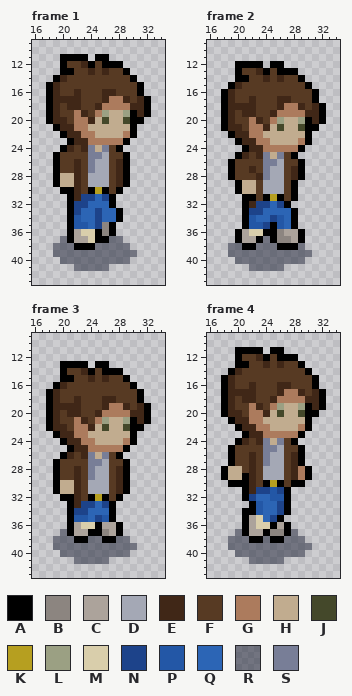
Two versions of one pixel-art file, character drafts/player_down_walk.aseprite. Above is the file before it was changed.
48x48 pixels, 6 frames. Pixels under 10% opacity are left out. Colours within 5 levels of each other are drawn and written as one. Shown: frame 1: x 16..34, y 9..43; frame 2: x 16..34, y 9..43; frame 3: x 16..34, y 9..43; frame 4: x 16..34, y 9..43. The commit also changed other frames, which this record leaves out.
Palette (. is transparent): A #000000  B #8c8580  C #aca39b  D #a4a8b5  E #402717  F #573a23  G #ac7b5d  H #c1ac8f  J #44482a  K #b69f20  L #9ba083  M #d9ceab  N #1d438a  P #2357a6  Q #2c65b5  R #171c3180  S #787e97
Pixels before, frame 1, first column x 18:
11 ..AAAA.AA......
12 ..AFFEAFAAA....
13 ..AAFFEFEFFA...
14 .AEFFFFFFFFFA..
15 AEFFFFFFFFFFFA.
16 AEFFEFFFEEFFFA.
17 AEEEEFFFEGGEFEA
18 AEFEEFFEGGGGEEA
19 AEFFGEFGLHHLAEA
20 AEEFGGEHJHHJAA.
21 .AEEGGHHHHHHA..
22 ..AEEGGHHHHGA..
23 ...AEEGGGGGA...
24 ..AEFESHSFA....
25 .AFFFFSSDFFA...
26 .AFFEFSDDFEA...
27 .AFFEFSDDFEA...
28 .AHHEFDDDFEA...
29 .AHHEFDDDFEA...
30 ..AAEFAKAFA....
31 ...AENNQNA.....
32 ...ANNQQQA.....
33 ...ANQQNQQA....
34 ...APQQNQQA....
35 ...APPQNBA.....
36 ...ACMMABA.....
37 ..RACCMAARR....
38 .RRRAAARRRRR...
39 .RRRRRRRRRRRR..
40 ..RRRRRRRRRR...
41 ....RRRRR......
Pixels before, frame 2, first column x 18:
12 ..AAAA.AA......
13 ..AFFEAFAAA....
14 ..AAFFEFEFFA...
15 .AEFFFFFFFFFA..
16 AEFFFFFFFFFFFA.
17 AEFFEFFFEEFFFA.
18 AEEEEFFFEGGEFEA
19 AEFEEFFEGGGGEEA
20 AEFFGEFGLHHLAEA
21 AEEFGGEHJHHJAA.
22 .AEEGGHHHHHHA..
23 ..AEEGGHHHHGA..
24 ...AEEGGGGGA...
25 ..AEFESHSFA....
26 .AFFFFSSDFFA...
27 .AFFEFSDDFEA...
28 .AFFFESDDFEA...
29 ..AHHFDDDFA....
30 ..AHHFDDDFA....
31 ...AAFAKAFA....
32 ...AENNQNA.....
33 ...ANNQQQQA....
34 ...APQQNPQA....
35 ...APPNAPQA....
36 ..ACMMAABCCA...
37 ..ACCARABBCA...
38 .RRAARRRAAAR...
39 .RRRRRRRRRRRR..
40 ..RRRRRRRRRR...
41 ....RRRRR......
Pixels before, frame 3, first column x 18:
13 ..AAAA.AA......
14 ..AFFEAFAAA....
15 ..AAFFEFEFFA...
16 .AEFFFFFFFFFA..
17 AEFFFFFFFFFFFA.
18 AEFFEFFFEEFFFA.
19 AEEEEFFFEGGEFEA
20 AEFEEFFEGGGGEEA
21 AEFFGEFGLHHLAEA
22 AEEFGGEHJHHJAA.
23 .AEEGGHHHHHHA..
24 ..AEEGGHHHHGA..
25 ...AEEGGGGGA...
26 ..AEFESHSFA....
27 .AFFFFSSDFFA...
28 .AFFEFSDDFEA...
29 .AFFEFSDDFEA...
30 .AHHEFDDDFEA...
31 .AHHEFDDDFEA...
32 ..AAEFAKAFA....
33 ...AENNQNA.....
34 ...ANNQQQA.....
35 ...APPQNPA.....
36 ...ACMMACCA....
37 ..RACCAABCA....
38 .RRRAARRAARR...
39 .RRRRRRRRRRRR..
40 ..RRRRRRRRRR...
41 ....RRRRR......
Pixels before, frame 4, first column x 18:
11 ..AAAA.AA......
12 ..AFFEAFAAA....
13 ..AAFFEFEFFA...
14 .AEFFFFFFFFFA..
15 AEFFFFFFFFFFFA.
16 AEFFEFFFEEFFFA.
17 AEEEEFFFEGGEFEA
18 AEFEEFFEGGGGEEA
19 AEFFGEFGLHHLAEA
20 AEEFGGEHJHHJAA.
21 .AEEGGHHHHHHA..
22 ..AEEGGHHHHGA..
23 ...AEEGGGGGA...
24 ..AEFESHSFA....
25 .AFFFFSSDFFA...
26 .AFFEFSDDFEA...
27 .AFFEFSDDFEA...
28 AHHFEFDDDFEGA..
29 AHHAEFDDDFEGA..
30 .AAAEFAKAFAA...
31 ...AENNPNA.....
32 ...ANQQPPA.....
33 ....APQQNA.....
34 ...AAPQQNA.....
35 ...ACMQNA......
36 ...ACMMACA.....
37 ..RACCABBAR....
38 .RRRAARAARRR...
39 .RRRRRRRRRRRR..
40 ..RRRRRRRRRR...
41 ....RRRRR......
The same view after the edit:
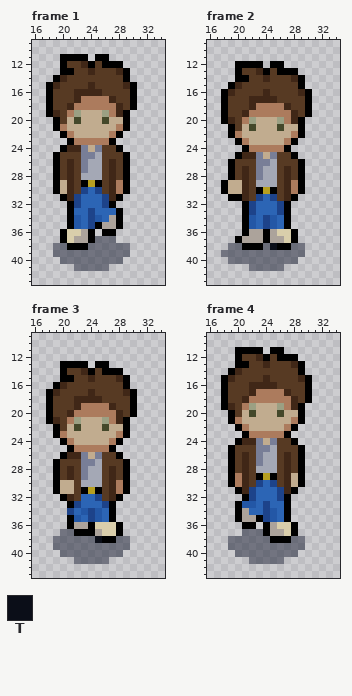
Colours new in this view: T #0b0e18
Changes in this commit:
Changed rows in their new state; - is an unchanged pixel.
Frame 1:
first column x 18:
13 --------F-E----
14 -----------A.--
15 ------E----EA.-
16 -F---EEEFF--A.-
17 -FFF-GGGGEFFA..
18 -F--GGGG--EFA..
19 ---GLHHH-GEA...
20 .AFHJHH----A..-
21 --GHHH----GA.--
22 ---GHHH--GA..--
23 ----GG---A..---
24 ----ESHSF------
25 -----S-DF------
26 ---EFSD-FEF----
27 ---EFSD-FEF----
28 --FEFD--FEF----
29 ---EFAKAFEG----
30 -AHEFNQNFEGA---
31 --AENQQ--EA----
32 -----Q--N------
33 ----Q-NQ-------
34 ------NP-C-----
35 -----QNACCA----
36 --AMMCA.A------
37 --AM--ARR-.----
38 ---A--R--------
39 ------------.--
40 -----------.---
Frame 2:
first column x 18:
14 --------F-E----
15 -----------A.--
16 ------E----EA.-
17 -F---EEEFF--A.-
18 -FFF-GGGGEFFA..
19 -F--GGGG--EFA..
20 ---GLHHH-GEA...
21 .AFHJHH----A..-
22 --GHHH----GA.--
23 ---GHHH--GA..--
24 ----GG---A..---
25 ----ESHSF------
26 -----S-DF------
27 ---EFSD-FEF----
28 ---E-SD-FEF----
29 AHHEFD--FEGA---
30 AHHEFAKAFEGA---
31 -AAEFNQNFE-----
32 ----NQQ--------
33 -----Q--NA.----
34 ------NPQA.----
35 -----Q-PQA.----
36 --.ACC-CMMA.---
37 -----CACCMA.---
38 -----A-T--R----
39 R-----------.--
40 -R---------.---
Frame 3:
first column x 18:
15 --------F-E----
16 -----------A.--
17 ------E----EA.-
18 -F---EEEFF--A.-
19 -FFF-GGGGEFFA..
20 -F--GGGG--EFA..
21 ---GLHHH-GEA...
22 .AFHJHH----A..-
23 --GHHH----GA.--
24 ---GHHH--GA..--
25 ----GG---A..---
26 ----ESHSF------
27 -----S-DF------
28 ---EFSD-FEF----
29 ---EFSD-FEF----
30 ----FD--FEG----
31 ----FAKAFEG----
32 ---EFQQNFE-----
33 ----NQQ--------
34 ---NQPNP-------
35 -----QNPQ------
36 -----CAMMM-----
37 ---RAA-CMM-----
38 ----RR-T-------
39 ------------.--
40 -----------.---
Frame 4:
first column x 18:
13 --------F-E----
14 -----------A.--
15 ------E----EA.-
16 -F---EEEFF--A.-
17 -FFF-GGGGEFFA..
18 -F--GGGG--EFA..
19 ---GLHHH-GEA...
20 .AFHJHH----A..-
21 --GHHH----GA.--
22 ---GHHH--GA..--
23 ----GG---A..---
24 ----ESHSF------
25 -----S-DF------
26 ---EFSD-FEF----
27 ---EFSD-FEF----
28 .AFEFD--FEFA.--
29 .AGEFAKAFEHA.--
30 --GEFNQNFEH----
31 --AENQQQ-EA----
32 -------QN------
33 --APPQN-Q------
34 --ACQQNPQ------
35 --AC-ANPQA-----
36 ----A.ACMMA----
37 --.RRR-CCMA----
38 ----RR---A-----
39 ------------.--
40 -----------.---
Boxes around the changes in both pictures, in picture pixels (x1, y1, x2, y2):
changed: (46, 68, 151, 264)
changed: (221, 75, 326, 264)
changed: (46, 375, 151, 557)
changed: (221, 361, 326, 557)
